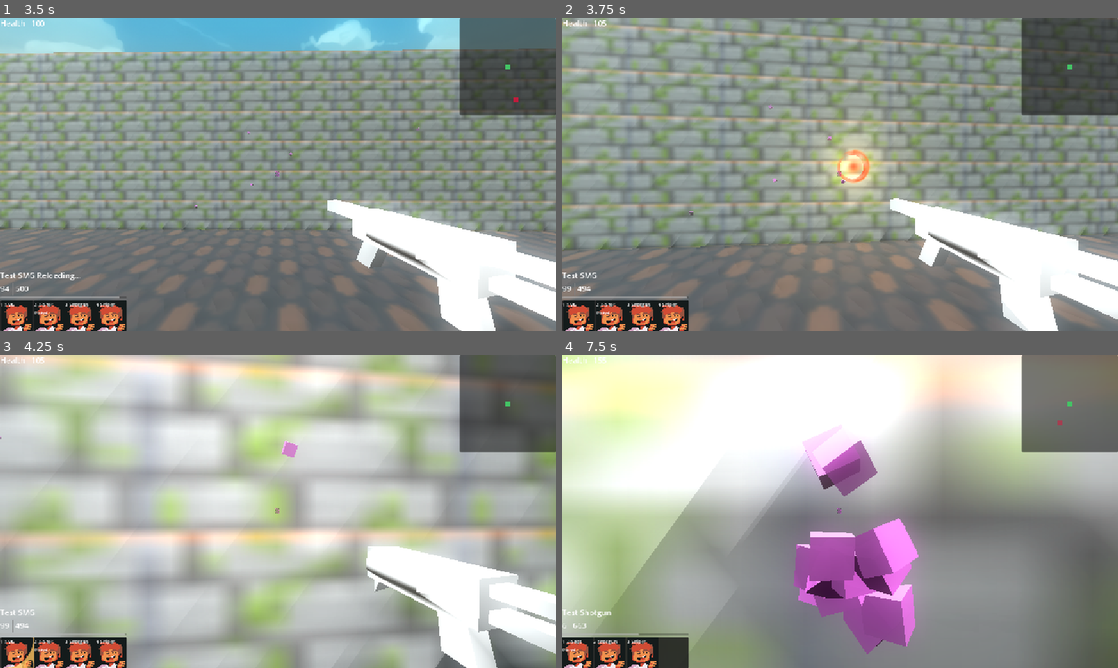
Above: before the commit, frames 1-4 (two rows, left to right).
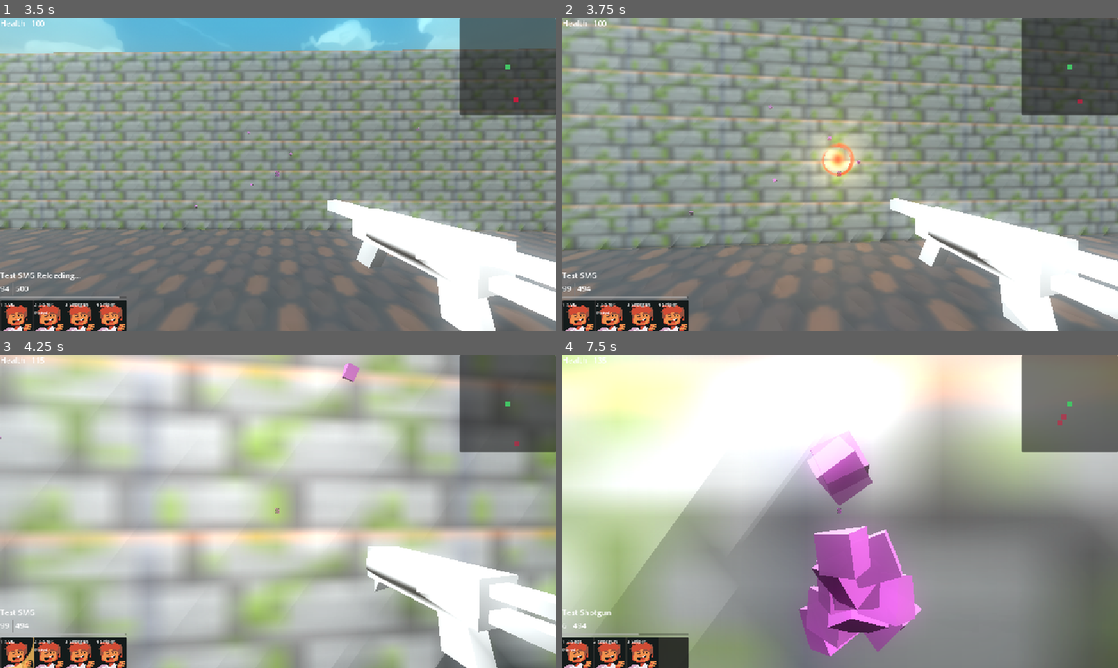
Above: after the commit, the same moments.

Repository: mabanana/FPS-Project-A
Game: Godot game, scene res://GameObjects/main_menu.tscn
Same seed, same stepped clock (60 frames per second), same inputs: the game is played once before the commit and once after it. Sound files missing from this copy of the repository are replaced by a short silence.
Inputs (mouse positions are in pixels of both pictures, inside the frame that each line leads up to):
- Up to frame 1 (3.5 s): tap Enter at 0.5 s; move the mouse to (305, 174) at 0.52 s; hold Up (ui_up) from 0.53 s (still down); tap Shift at 0.6 s; click (305, 174) at 0.67 s; tap Space at 0.77, 1.52, 3.02 s; move the mouse to (250, 174) at 1.27 s; tap Ctrl at 1.35 s; click (250, 174) at 1.42 s; move the mouse to (289, 168) at 2.02 s; tap E at 2.1 s; click (289, 168) at 2.17 s; move the mouse to (272, 180) at 2.77 s; tap R at 2.85 s; click (272, 180) at 2.92 s
- Up to frame 2 (3.75 s): keep holding Up (ui_up); move the mouse to (878, 177) at 3.52 s; tap F at 3.6 s; click (878, 177) at 3.67 s
- Up to frame 3 (4.25 s): keep holding Up (ui_up); tap Space at 3.77 s
- Up to frame 4 (7.5 s): move the mouse to (795, 508) at 4.27 s; tap G at 4.35 s; click (795, 508) at 4.42 s; tap Space at 4.52, 6.02, 6.77, 7.25 s; move the mouse to (845, 511) at 5.02 s; tap Q at 5.1 s; click (845, 511) at 5.17 s; move the mouse to (817, 505) at 5.77 s; release Up (ui_up) at 5.78 s; hold Right (ui_right) 5.78-6.53 s; tap Tab at 5.85 s; click (817, 505) at 5.92 s; move the mouse to (867, 511) at 6.52 s; hold Up (ui_up) from 6.53 s (still down); tap 1 at 6.6 s; click (867, 511) at 6.67 s; move the mouse to (812, 511) at 7.27 s; tap 2 at 7.35 s; click (812, 511) at 7.42 s

Frame 1 is identical in both runs. In frame 2, 1.3% of the frame differs, in the area x 7-94%, y 0-57%; in frame 3, 0.3%; in frame 4, 6.7%, in the area x 2-91%, y 1-97%.

Commit message:
Update fire rain to use signal bus

Diff:
--- a/project/GameObjects/fire_rain.gd
+++ b/project/GameObjects/fire_rain.gd
@@ -4,79 +4,64 @@
 
 # TODO: Switch to physics implementation from tween
 @onready var bolt_scene = preload("res://GameObjects/fire_rain_bolt.tscn")
-@export var bolts: Dictionary = {}
-var valid_enemies: Array[int]
+var bolts: Dictionary = {}
+var valid_enemies: Array[Vector3]
 var attack_range := 100.0
 var speed = 15.0
 var hit_range = 5.0
-@export var num_bolts = 50
-
+@export var num_bolts = 5
+var bolts_instantiated = false
 
 # Called when the node enters the scene tree for the first time.
 func _ready():
 	Signals.map_updated.connect(_on_map_updated)
-
-	for i in range(num_bolts):
-		var new_bolt: Node3D = bolt_scene.instantiate()
-		add_child(new_bolt)
-		bolts[new_bolt] = -1
+	Signals.spell_cast.connect(_on_spell_cast)
+	Signals.spell_node_spawned.connect(_on_spell_spawned)
 	get_tree().create_timer(3).timeout.connect(activate)
-	for bolt in bolts.keys():
-		deactivate_bolt(bolt)
-
-# for each bolt with a target, rotate to face target and move at speed
-func _physics_process(delta):
-	check_collisions(delta)
 
 func activate():
-	print("FireRain Activated")
-	for bolt in bolts.keys():
-		if bolts[bolt] != -1:
-			continue
-		get_tree().create_timer(randf_range(
-			0.01, 0.01 + 0.002 * num_bolts)).timeout.connect(
-		func():
-			if not set_target(bolt):
-				get_tree().create_timer(1).timeout.connect(activate)
-				return
-			bolt.show()
-			bolt.transform = transform
-			bolt.rotation = GunSlotController.inaccuratize_vector(
-				Vector3.UP*90, 20)
-			tween_bolt(bolt)
-		)
-	get_tree().create_timer(1).timeout.connect(activate)
+	if not bolts_instantiated:
+		for i in range(num_bolts):
+			Signals.spell_cast.emit({"spell_type": "fire_bolt"})
+			bolts_instantiated = true
+	else:
+		for rid in bolts.keys():
+			if not rid in Core.map.nodes:
+				bolts.erase(rid)
+		if bolts.is_empty():
+			bolts_instantiated = false
+			activate()
+	get_tree().create_timer(3).timeout.connect(activate)
 
 # Iterate through entity map to find adjacent enemies
 # assigns rid to bolt
-func set_target(bolt: Node3D):
+func set_target_pos(rid):
 	if len(valid_enemies) <= 0:
 		return false
-	var idx = randi_range(0, len(valid_enemies)-1)
-	bolts[bolt] = valid_enemies[idx]
+	var idx = randi_range(0, len(valid_enemies) - 1)
+	bolts[rid] = GunSlotController.inaccuratize_vector(valid_enemies[idx], 80)
 	return true
 
 # starts transform with random facing
 # tween bolt speed and sfx pitch up
-func tween_bolt(bolt: Node3D):
+func tween_bolt(bolt: SpellHitbox):
 	var tween := get_tree().create_tween()
-	var target_pos = Core.map.entities[bolts[bolt]].position - position
-	if Core.map.entities[bolts[bolt]].metadata.eye_pos:
-		target_pos += Core.map.entities[bolts[bolt]].metadata.eye_pos
+	var target_pos = bolts[bolt.rid]
 	var rel_pos = target_pos - bolt.position
 	# target_pos += Core.map.entities[bolts[bolt]].metadata.movement_speed * float(rel_pos.length())/speed * Vector3.FORWARD * Core.map.entities[bolts[bolt]].transform.basis
 	var control1 = Vector3.UP * bolt.basis * speed
 	var control2 = control1 * 2
+	var lifetime = float(rel_pos.length())/speed * randf_range(0.9, 1)
+	bolt.lifetime = lifetime
 	tween.set_trans(Tween.TRANS_QUAD)
 	tween.set_ease(Tween.EASE_IN)
 	tween.tween_method(func(t):
-		if bolts[bolt] == -1:
+		if not bolt:
 			tween.kill()
-		_bezier_bolt(t, bolt, control1, control2, target_pos)
-		, 0.0, 1.0,
-		float(rel_pos.length())/speed * randf_range(0.9, 1))
+			return
+		_bezier_bolt(t, bolt, control1, control2, target_pos),
+		0.0, 1.2, lifetime)
 	tween.play()
-	tween.finished.connect(deactivate_bolt.bind(bolt))
 
 
 func _bezier_bolt(t:float, bolt:Node3D, control1, control2, target_pos:Vector3):
@@ -85,27 +70,6 @@
 		t)
 	bolt.transform.basis = bolt.transform.looking_at(new_pos).basis
 	bolt.position = new_pos
-
-# run short raycast forwards from center of bolt to find targets
-# emit signal and deactivate on valid result
-func check_collisions(delta):
-	for bolt in bolts.keys():
-		if bolts[bolt] == -1 or not Core.map.entities.has(bolts[bolt]) or Core.map.entities[bolts[bolt]].is_queued_for_deletion():
-			continue
-		var origin = bolt.global_position
-		var cast_vector = -bolt.get_global_transform().basis.z.normalized() * delta * speed
-		var end = origin + cast_vector
-		var query = PhysicsRayQueryParameters3D.create(origin, end)
-		var result = get_world_3d().direct_space_state.intersect_ray(query)
-		if result and result["collider"]:
-			if result["collider"].has_method("take_damage") and !result["collider"].is_queued_for_deletion():
-				result["collider"].take_damage(
-					100, 1, Core.map.player_rid, result["position"])
-			deactivate_bolt(bolt)
-		elif (Core.map.entities[bolts[bolt]].position - bolt.position).length() < hit_range:
-			Core.map.entities[bolts[bolt]].take_damage(
-					100, 1, Core.map.player_rid, Core.map.entities[bolts[bolt]].position)
-			deactivate_bolt(bolt)
 
 func _on_map_updated(payload=null):
 	var entities = Core.map.entities
@@ -119,8 +83,34 @@
 			if not closest or relative_pos.length() < closest.length():
 				closest = entities[key].position
 			if relative_pos.length() <= attack_range:
-				valid_enemies.append(key)
+				var target_pos = entities[key].position
+				if entities[key].metadata.eye_pos:
+					target_pos += entities[key].metadata.eye_pos
+				valid_enemies.append(target_pos)
 
-func deactivate_bolt(bolt):
-	bolt.hide()
-	bolts[bolt] = -1
+func _on_spell_spawned(payload=null):
+	if payload["rid"] in bolts:
+		var bolt = Core.map.nodes[payload["rid"]]
+		set_target_pos(payload["rid"])
+		tween_bolt(bolt)
+
+func _on_spell_cast(payload=null):
+	if "spell_type" not in payload or payload["spell_type"] != "fire_bolt":
+		return
+	_add_spell_on_map(GunSlotController.inaccuratize_vector(
+		Vector3.UP * transform.basis, 20))
+
+func _add_spell_on_map(throw_vector):
+	var entity = EntityModel.new_entity(
+		EntityMetadataModel.EntityType.FIRE_BALL)
+	var payload = {
+		"rid" : entity.rid,
+		"position" : position + throw_vector,
+		"linear_velocity" : Vector3.ZERO,
+		"entity_model" : entity,
+		"caster": Core.map.player_rid,
+	}
+	Core.map.entities[payload["rid"]] = payload["entity_model"]
+	bolts[entity.rid] = null
+	Signals.spell_entity_added.emit(payload)
+	return entity.rid
--- a/project/GameObjects/game_scene.gd
+++ b/project/GameObjects/game_scene.gd
@@ -9,7 +9,7 @@
 @export var pos_update_interval: int
 
 # Hashmap { rid : object_ref }
-var entity_hash: Dictionary
+var entity_hash: Dictionary[int, Node]
 var pos_update_cd: Countdown
 var player_rid: int
 
@@ -24,7 +24,8 @@
 	Hud = preload("res://UI/hud.tscn").instantiate()
 	add_child(Hud)
 	# Set up initial state
-	entity_hash = {}
+	entity_hash= {}
+	Core.map.nodes = entity_hash
 	pos_update_cd = Countdown.new(pos_update_interval)
 	# Emit initial state to all observers
 	Signals.core_changed.emit(null)
@@ -46,7 +47,7 @@
 			entity_hash.erase(entity_rid)
 			prints(entity_rid, "removed from entity hash")
 
-func _pos_update(origin_rid: ):
+func _pos_update(origin_rid):
 	pos_update_cd.reset_cd()
 
 	var origin_key = player_rid
--- a/project/GameObjects/player.gd
+++ b/project/GameObjects/player.gd
@@ -188,7 +188,7 @@
 			set_action_state(PlayerModel.ActionState.throwing)
 			Signals.gun_drop_started.emit({"rid": rid})
 		InputHandler.PlayerActions.ACTION_F:
-			Signals.spell_cast.emit({"rid": rid})
+			Signals.spell_cast.emit({"rid": rid, "spell_type": "fireball"})
 		_:
 			pass
 
--- a/project/GameObjects/scene1.tscn
+++ b/project/GameObjects/scene1.tscn
@@ -91,13 +91,3 @@
 
 [node name="FireRain" parent="." instance=ExtResource("9_xannq")]
 transform = Transform3D(1, 0, 0, 0, 1, 0, 0, 0, 1, 3.24799, 12.079, 16.1594)
-bolts = Dictionary[Node3D, int]({
-Object(Node3D,"_import_path":NodePath(""),"unique_name_in_owner":false,"process_mode":0,"process_priority":0,"process_physics_priority":0,"process_thread_group":0,"physics_interpolation_mode":0,"auto_translate_mode":0,"editor_description":"","transform":Transform3D(1, 0, 0, 0, 1, 0, 0, 0, 1, 0, 0, 0),"rotation_edit_mode":0,"rotation_order":2,"top_level":false,"visible":true,"visibility_parent":NodePath(""),"script":null)
-: -1,
-Object(Node3D,"_import_path":NodePath(""),"unique_name_in_owner":false,"process_mode":0,"process_priority":0,"process_physics_priority":0,"process_thread_group":0,"physics_interpolation_mode":0,"auto_translate_mode":0,"editor_description":"","transform":Transform3D(1, 0, 0, 0, 1, 0, 0, 0, 1, 0, 0, 0),"rotation_edit_mode":0,"rotation_order":2,"top_level":false,"visible":true,"visibility_parent":NodePath(""),"script":null)
-: -1,
-Object(Node3D,"_import_path":NodePath(""),"unique_name_in_owner":false,"process_mode":0,"process_priority":0,"process_physics_priority":0,"process_thread_group":0,"physics_interpolation_mode":0,"auto_translate_mode":0,"editor_description":"","transform":Transform3D(1, 0, 0, 0, 1, 0, 0, 0, 1, 0, 0, 0),"rotation_edit_mode":0,"rotation_order":2,"top_level":false,"visible":true,"visibility_parent":NodePath(""),"script":null)
-: -1,
-Object(Node3D,"_import_path":NodePath(""),"unique_name_in_owner":false,"process_mode":0,"process_priority":0,"process_physics_priority":0,"process_thread_group":0,"physics_interpolation_mode":0,"auto_translate_mode":0,"editor_description":"","transform":Transform3D(1, 0, 0, 0, 1, 0, 0, 0, 1, 0, 0, 0),"rotation_edit_mode":0,"rotation_order":2,"top_level":false,"visible":true,"visibility_parent":NodePath(""),"script":null)
-: -1
-})
--- a/project/GameObjects/spell_hitbox.gd
+++ b/project/GameObjects/spell_hitbox.gd
@@ -5,6 +5,7 @@
 var lifetime: float = 2
 var rid: int
 var entity_model: EntityModel
+var lifetime_ended := false
 
 # Called when the node enters the scene tree for the first time.
 func _ready():
@@ -39,5 +40,8 @@
 
 
 func lifetime_end():
+	if lifetime_ended:
+		return
+	lifetime_ended = true
 	#prints(rid, "freed")
-	queue_free()
+	Signals.entity_freed.emit({"target_rid": rid})
--- a/project/GameSystems/DataModels/map.gd
+++ b/project/GameSystems/DataModels/map.gd
@@ -1,6 +1,7 @@
 class_name MapModel
 
 var entities: Dictionary[int, EntityModel]
+var nodes: Dictionary[int, Node]
 var player_pos: Vector3
 var player_rid: int
 
--- a/project/GameSystems/entity_spawner.gd
+++ b/project/GameSystems/entity_spawner.gd
@@ -23,8 +23,10 @@
 	Signals.gun_picked_up.connect(_on_gun_picked_up)
 	Signals.entity_died.connect(_on_entity_died)
 	Signals.item_dropped.connect(_on_item_dropped)
+	Signals.entity_freed.connect(_on_entity_freed)
 # Does not make edits to Core directly, and only edits Scene on core_changed
-
+func _on_entity_freed(payload=null):
+	_remove_node(scene.entity_hash[payload["target_rid"]])
 func _on_item_dropped(payload=null):
 	_spawn_node(_get_entity_scene(payload["entity_model"]), scene, Signals.item_dropped, payload)
 func _on_gun_dropped(payload=null):
@@ -83,6 +85,10 @@
 
 	if payload["entity_model"].type == EntityModel.EntityType.removed:
 		Core.map.entities.erase(payload["rid"])
+	elif payload["entity_model"].type == EntityModel.EntityType.hitbox:
+		new_node.rid = payload["rid"]
+		scene.entity_hash[payload["rid"]] = new_node
+		Signals.spell_node_spawned.emit({"rid" : payload["rid"]})
 	else:
 		new_node.rid = payload["rid"]
 		scene.entity_hash[payload["rid"]] = new_node
--- a/project/GameSystems/gun_slot.gd
+++ b/project/GameSystems/gun_slot.gd
@@ -192,7 +192,8 @@
 		var gun_index = payload["gui_drag"].index
 		drop_gun(gun_index)
 func _on_spell_cast(payload = null):
-	cast_spell()
+	if payload["spell_type"] and payload["spell_type"] == "fireball":
+		cast_spell()
 func _on_core_changed(payload = null):
 	if Core.player.action_state == PlayerModel.ActionState.triggering and shoot_cd.tick(0) <= 0:
 		if active_gun.mag_curr > 0:
--- a/project/Globals/signals.gd
+++ b/project/Globals/signals.gd
@@ -20,6 +20,7 @@
 signal damage_taken
 signal player_spawned
 signal entity_died
+signal entity_freed
 signal health_changed
 signal player_spotted
 signal event_input_pressed
@@ -32,6 +33,7 @@
 signal mouse_capture_toggled
 signal spell_cast
 signal spell_entity_added
+signal spell_node_spawned
 signal hitbox_collided
 signal hitbox_ended
 signal game_loaded
@@ -41,36 +43,6 @@
 	core_changed.emit(null)
 
 func _ready():
-	gun_drop_started.connect(emit_core_changed)
-	gun_pickup_started.connect(emit_core_changed)
-	gun_dropped.connect(emit_core_changed)
-	gun_picked_up.connect(emit_core_changed)
-	gun_swap_started.connect(emit_core_changed)
-	gun_swapped.connect(emit_core_changed)
-	gun_shot.connect(emit_core_changed)
-	bullet_hole_added.connect(emit_core_changed)
-	bullet_particle_added.connect(emit_core_changed)
-	map_updated.connect(emit_core_changed)
-	reload_started.connect(emit_core_changed)
-	reload_ended.connect(emit_core_changed)
-	enemy_spawned.connect(emit_core_changed)
-	damage_dealt.connect(emit_core_changed)
-	damage_taken.connect(emit_core_changed)
-	player_spawned.connect(emit_core_changed)
-	entity_died.connect(emit_core_changed)
-	health_changed.connect(emit_core_changed)
-	player_spotted.connect(emit_core_changed)
-	event_input_pressed.connect(emit_core_changed)
-	event_mouse_moved.connect(emit_core_changed)
-	event_input_released.connect(emit_core_changed)
-	bullet_trail_added.connect(emit_core_changed)
-	inventory_accessed.connect(emit_core_changed)
-	drag_ended.connect(emit_core_changed)
-	drag_started.connect(emit_core_changed)
-	mouse_capture_toggled.connect(emit_core_changed)
-	spell_cast.connect(emit_core_changed)
-	spell_entity_added.connect(emit_core_changed)
-	hitbox_collided.connect(emit_core_changed)
-	hitbox_ended.connect(emit_core_changed)
-	game_loaded.connect(emit_core_changed)
-	core_loaded.connect(emit_core_changed)
+	for sig in get_signal_list():
+		if sig["name"] and sig["name"] != "core_changed":
+			connect(sig["name"], emit_core_changed)
